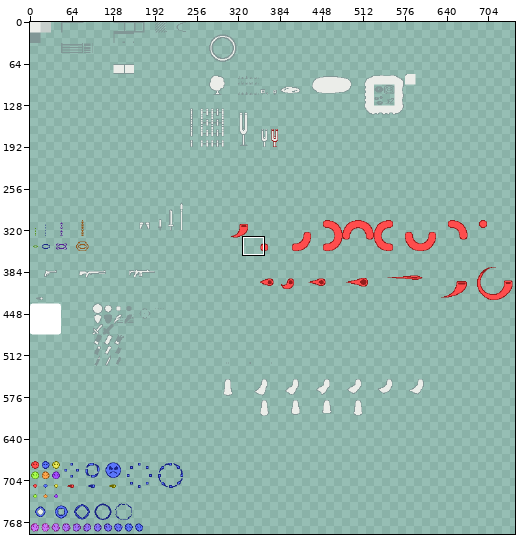
Pixel-art file -- ProjectLoot/Content/extras/tileset.aseprite. Above, an overview of the earlier version with the close-up marked.
Close-up. As it was:
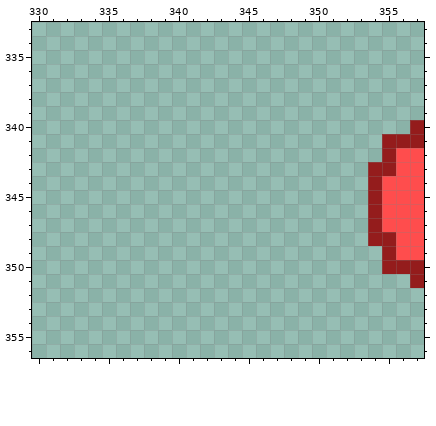
1024x1024 pixels, 1 frame. Shown: x 330..357, y 333..356. The wide view leaves out empty margins.
The result:
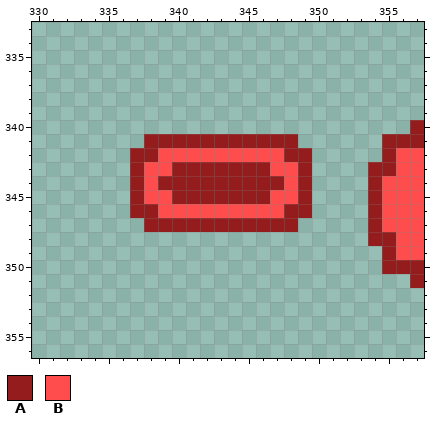
Palette (. is transparent): A #941c1c  B #ff4d4d
Diff:
{"y":341,"x":338,"old":"...........","new":"AAAAAAAAAAA"}
{"y":342,"x":337,"old":".............","new":"AABBBBBBBBBAA"}
{"y":343,"x":337,"old":".............","new":"ABBAAAAAAABBA"}
{"y":344,"x":337,"old":".............","new":"ABAAAAAAAAABA"}
{"y":345,"x":337,"old":".............","new":"ABBAAAAAAABBA"}
{"y":346,"x":337,"old":".............","new":"AABBBBBBBBBAA"}
{"y":347,"x":338,"old":"...........","new":"AAAAAAAAAAA"}
{"label":"added","picture_box":[130,134,312,232]}
